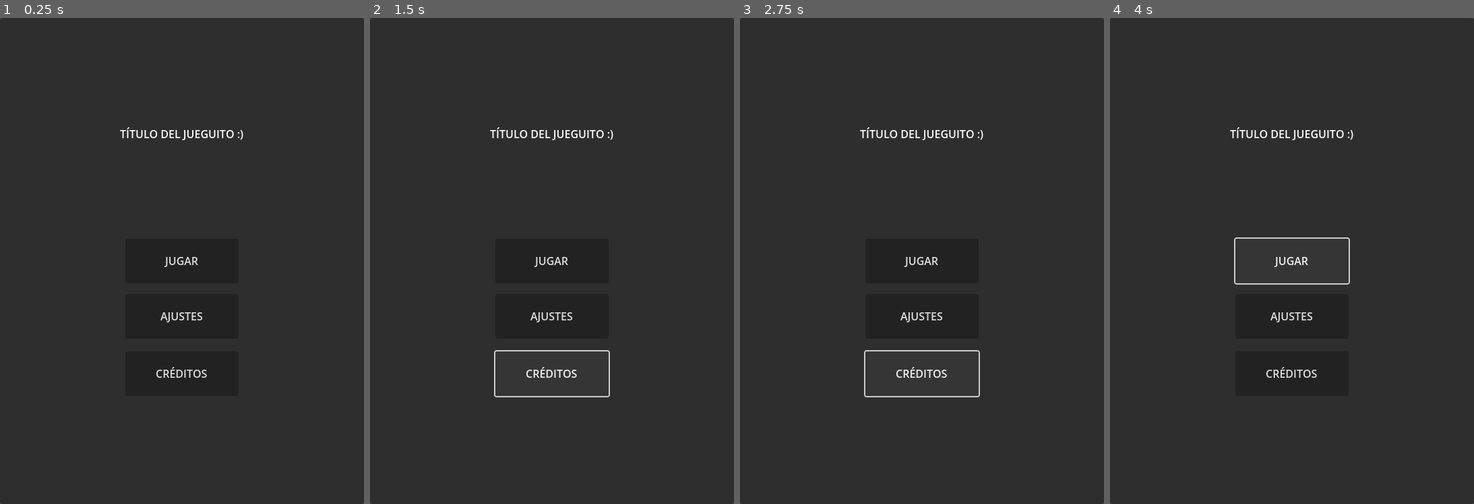
Above: before the commit, frames 1-4 (left to right).
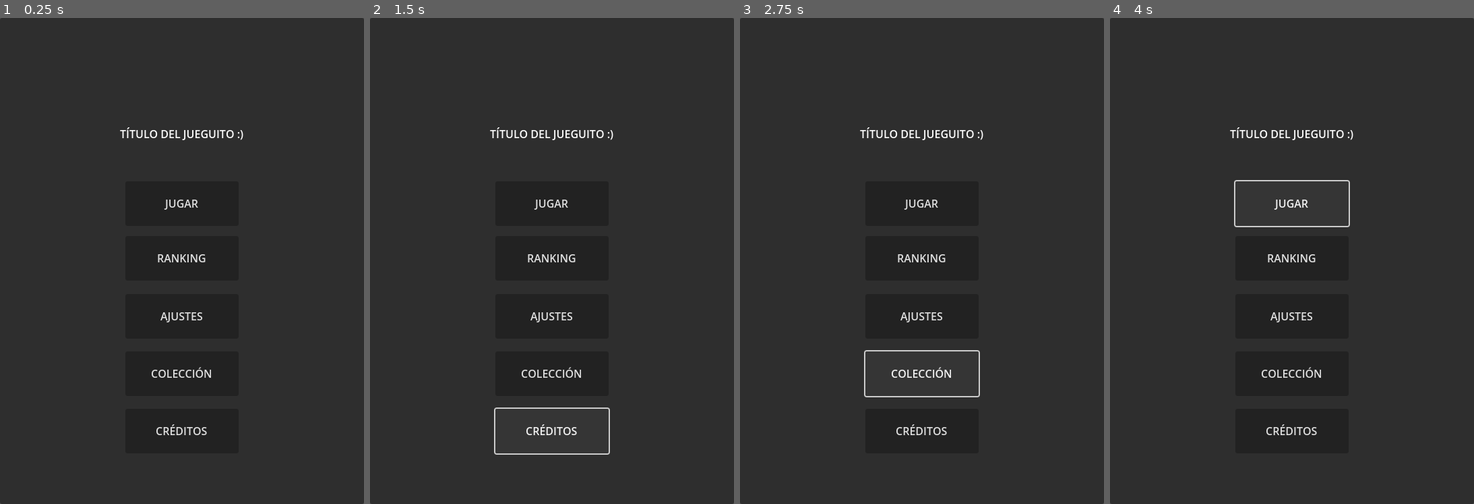
Above: after the commit, the same moments.

Repository: Beltenebr0s/LevelUpGameJam2025
Game: Godot game, scene res://scenes/main_menu.tscn
Two runs of this game, one before a commit and one after it. Both use one fixed random seed, a clock stepped at 60 frames per second and the inputs below.
Inputs (mouse positions are in pixels of both pictures, inside the frame that each line leads up to):
- Up to frame 1 (0.25 s): no input
- Up to frame 2 (1.5 s): click (552, 256) at 0.5 s, where only the run after the commit has a clickable "RANKING"; click "CRÉDITOS" at 1.25 s
- Up to frame 3 (2.75 s): click (922, 372) at 2 s, where only the run after the commit has a clickable "COLECCIÓN"
- Up to frame 4 (4 s): click "JUGAR" at 2.75 s; click "JUGAR" at 3.5 s

The runs differ from the first frame. In frame 1, 0.6% of the frame differs, in the area x 41-58%, y 37-86%; in frame 2, 1.0%; in frame 3, 0.6%; in frame 4, 1.1%, in the area x 34-66%, y 33-86%.

Commit message:
Añadir más botones al menú

Diff:
--- a/scenes/main_menu.tscn
+++ b/scenes/main_menu.tscn
@@ -41,12 +41,29 @@
 anchor_right = 0.5
 anchor_bottom = 0.5
 offset_left = -84.0
-offset_top = -33.0
+offset_top = -118.0
 offset_right = 84.0
-offset_bottom = 33.0
+offset_bottom = -52.0
 grow_horizontal = 2
 grow_vertical = 2
 text = "JUGAR"
+script = ExtResource("1_l6cm7")
+metadata/_custom_type_script = "uid://dk6qgiud5ogi5"
+
+[node name="Ranking" type="Button" parent="."]
+layout_mode = 1
+anchors_preset = 8
+anchor_left = 0.5
+anchor_top = 0.5
+anchor_right = 0.5
+anchor_bottom = 0.5
+offset_left = -84.0
+offset_top = -37.0
+offset_right = 84.0
+offset_bottom = 29.0
+grow_horizontal = 2
+grow_vertical = 2
+text = "RANKING"
 script = ExtResource("1_l6cm7")
 metadata/_custom_type_script = "uid://dk6qgiud5ogi5"
 
@@ -67,7 +84,7 @@
 script = ExtResource("1_l6cm7")
 metadata/_custom_type_script = "uid://dk6qgiud5ogi5"
 
-[node name="Credits" type="Button" parent="."]
+[node name="Coleccion" type="Button" parent="."]
 layout_mode = 1
 anchors_preset = 8
 anchor_left = 0.5
@@ -80,6 +97,23 @@
 offset_bottom = 200.0
 grow_horizontal = 2
 grow_vertical = 2
+text = "COLECCIÓN"
+script = ExtResource("1_l6cm7")
+metadata/_custom_type_script = "uid://dk6qgiud5ogi5"
+
+[node name="Creditos" type="Button" parent="."]
+layout_mode = 1
+anchors_preset = 8
+anchor_left = 0.5
+anchor_top = 0.5
+anchor_right = 0.5
+anchor_bottom = 0.5
+offset_left = -84.0
+offset_top = 219.0
+offset_right = 84.0
+offset_bottom = 285.0
+grow_horizontal = 2
+grow_vertical = 2
 text = "CRÉDITOS"
 script = ExtResource("1_l6cm7")
 metadata/_custom_type_script = "uid://dk6qgiud5ogi5"
